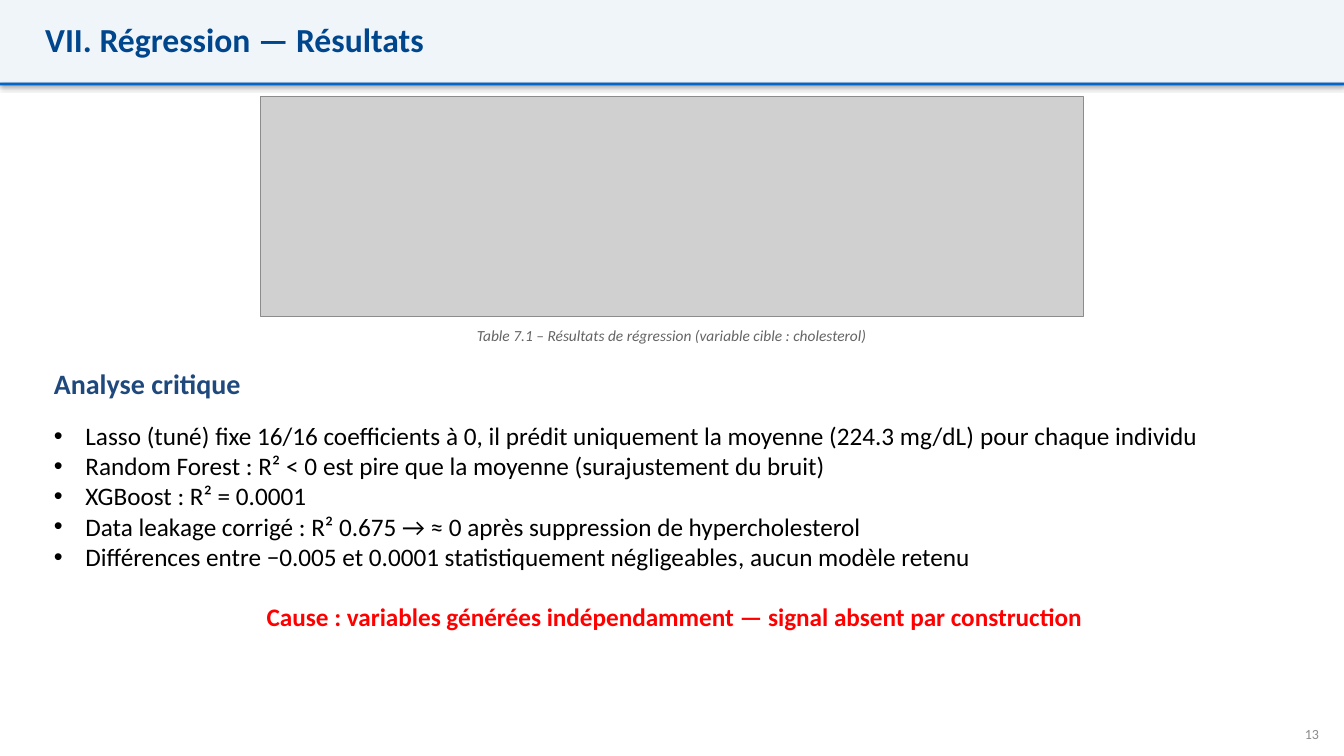
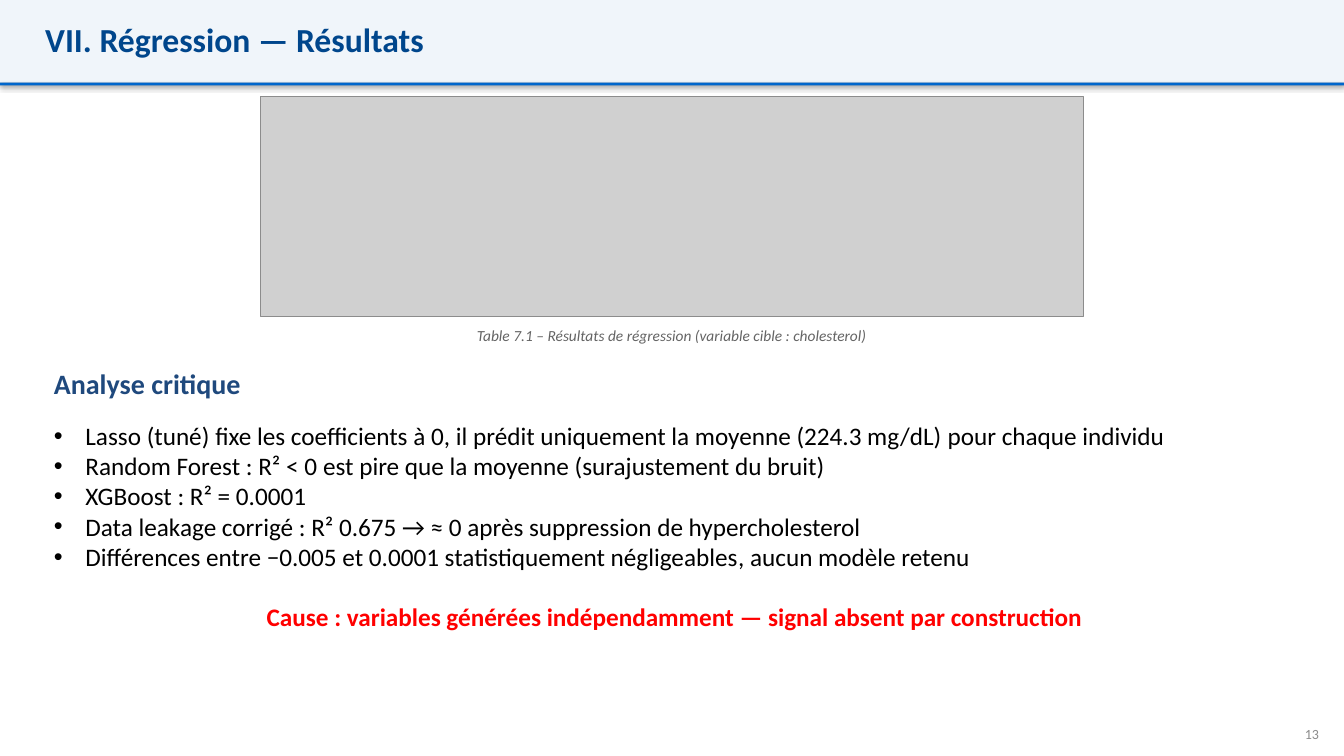
Before and after one commit to mahamatarda/Memoire-S2, a slide deck: slide 17 of Support Mahamat - Memoire.pptx. Drawn at 1344x756 pixels with LibreOffice and Linux fonts; fonts in the diff are those of the drawing; grey boxes stand for pictures. Boxes give left, top, right and bottom in pixels: in the first picture for what was removed or moved away, otherwise in the second. Text is boxed around its words. In the diff, an @@ line names an element or a change of style, - is before the commit and + after.

```diff
--- a/Support Mahamat - Memoire.pptx
+++ b/Support Mahamat - Memoire.pptx
@@ text at <box>85,426,1164,450</box>: text changed @@
-• Lasso (tuné) fixe 16/16 coefficients à 0, il prédit uniquement la moyenne (224.3 mg/dL) pour chaque individu
+• Lasso (tuné) fixe les coefficients à 0, il prédit uniquement la moyenne (224.3 mg/dL) pour chaque individu
```
Also in this commit, not shown: 5 other slides changed, 6 other files.
